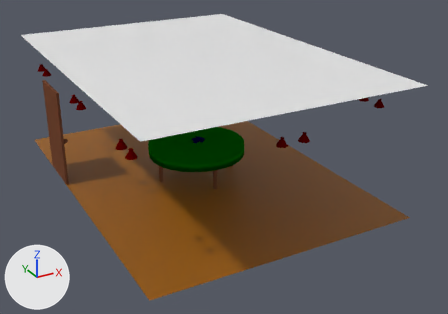
Renders of the Blender file TexasHoldemPoker/TexasHoldemPoker/Assets/Blender Files/MenuScene.blend from each side of a commit.
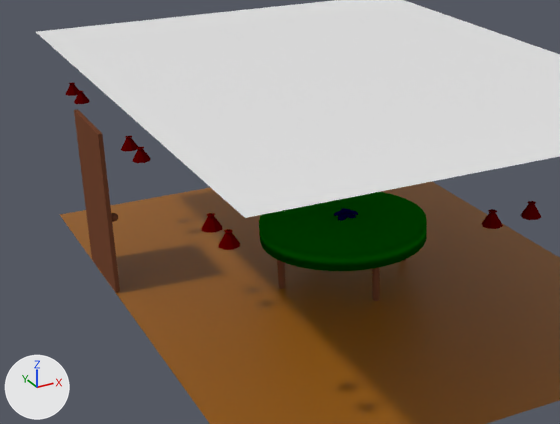
Old and new are each drawn whole from a 50 mm camera at (-0.696, -1.421, 0.742) aimed at (0.045, -0.074, 0.069) and again close up on the part from 0% to 72% of the width and 5% to 83% of the height. The lights are fixed; the arrows at lower left show +X, +Y and +Z.

Objects in the first close-up: 'Celing', 'Cloth', 'Door', 'Floor', 'WallLights'.
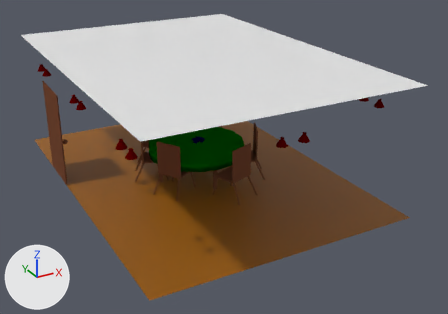
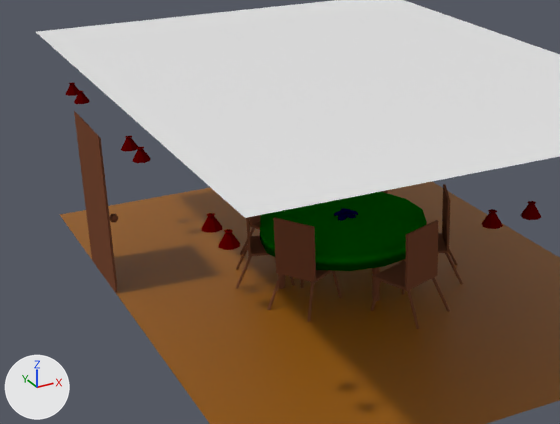
Pixel boxes [x1, y1, x2, y2] of what changed, in the close-ups (560 x 424 px):
```json
{"object": "Chairs", "change": "added", "after": [235, 184, 463, 329], "on screen": "brown"}
{"object": "Door", "change": "reshaped", "before": [74, 109, 120, 292], "after": [74, 111, 118, 293]}
{"part": 1, "of": "me_cube", "change": "rebuilt", "before": [111, 213, 118, 221], "after": [110, 214, 118, 222], "on screen": "12% wider"}
{"part": 2, "of": "me_cube", "change": "cut back", "before": [74, 109, 120, 292], "after": [76, 113, 118, 292]}
```

The change, as JSON lines over the scene's bpy script:
```json
{"block": "me_cube", "where": "# used by ob_door; location = (-0.335, 0.174, 0.13); scale = (0.00678, 0.0701, 0.127)"}
{"op": "remove", "block": "me_cube", "code": "me_cube.from_pydata(...)  # 494 vertices, 522 faces; spans x -1.0..1.99, y -1.0..1.0, z -1.0..1.0"}
{"op": "add", "block": "me_cube", "code": "me_cube.from_pydata(...)  # 25 vertices, 35 faces; spans x -1.0..2.0, y -1.0..1.0, z -1.0..1.0"}
{"block": "me_cube", "change": "me_cube part 1: the loose piece of 482 vertices spanning x 0.02..1.99, y -0.86..-0.67, z -0.13..-0.03 is rebuilt with 17 vertices and now spans x 0.01..2.0, y -0.86..-0.67, z -0.14..-0.03"}
{"block": "me_cube", "change": "me_cube part 2"}
{"block": "me_cube", "change": "8 vertices are removed from x -0.41..0.0, y -1.0..1.0, z -1.0..1.0"}
{"block": "me_cube", "change": "9 faces are deleted"}
{"block": "me_cube", "change": "4 vertices are added at (-0.4, -0.96, 0.96), (-0.4, 0.96, -0.96), (-0.39, 0.97, 0.97), (-0.39, -0.97, -0.97)"}
{"block": "me_cube", "change": "5 new faces join them"}
{"op": "add", "block": "me_cube_002", "code": ["me_cube_002 = bpy.data.meshes.new('Cube.002')", "me_cube_002.from_pydata(...)  # 1632 vertices, 888 faces; spans x -171.0..13.0, y -6.0..6.0, z -2.0..1.0", "me_cube_002.materials.append(mat_wood)  # brown #774934"]}
{"op": "add", "block": "ob_chairs", "code": ["ob_chairs = bpy.data.objects.new('Chairs', me_cube_002)", "ob_chairs.location = (-0.118, -0.078, 0.096)", "ob_chairs.rotation_euler = (0.0, 0.0, 0.541)  # degrees (0, 0, 31)", "ob_chairs.scale = (-0.00191, 0.0348, 0.044)"]}
```
